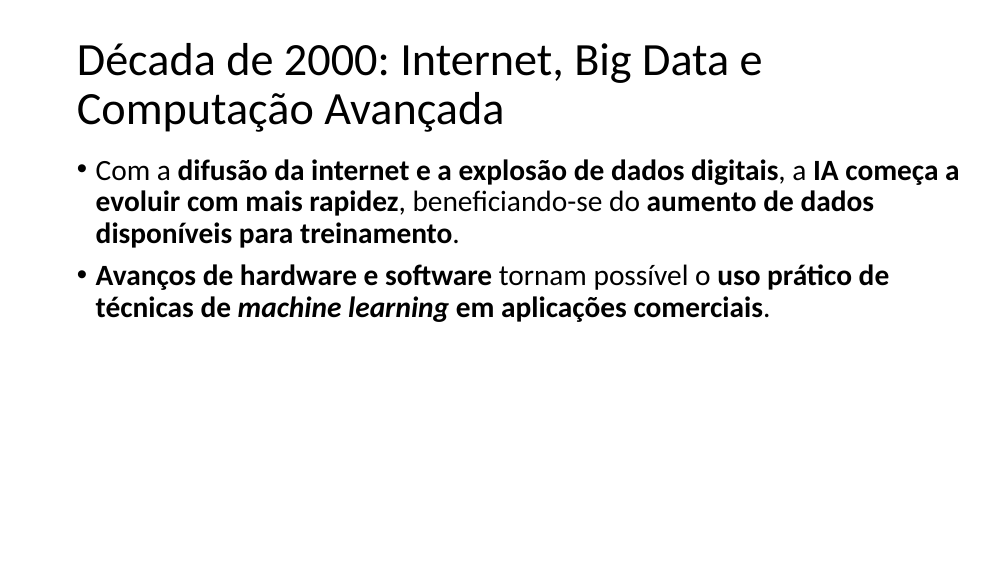
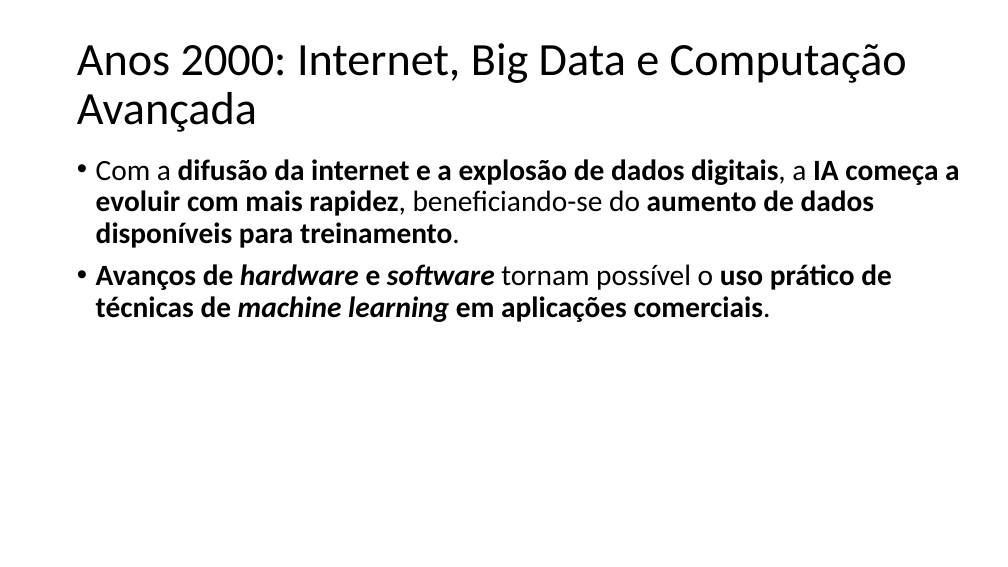
Before and after one commit to zz4fap/c24_inteligencia_artificial, a slide deck: slide 25 of slides/C24_Introdução.pptx. Drawn at 1008x567 pixels with LibreOffice and Linux fonts; fonts in the diff are those of the drawing. Boxes give left, top, right and bottom in pixels: in the first picture for what was removed or moved away, otherwise in the second. Text is boxed around its words. In the diff, an @@ line names an element or a change of style, - is before the commit and + after.

```diff
--- a/slides/C24_Introdução.pptx
+++ b/slides/C24_Introdução.pptx
@@ title at [77,43,907,132]: text changed @@
-Década de 2000: Internet, Big Data e Computação Avançada
+Anos 2000: Internet, Big Data e Computação Avançada
@@ text at [96,264,892,322]: italic on in "hardware software" @@
```
Also in this commit, not shown: 21 other slides changed, 1 slide added, 1 other file.
